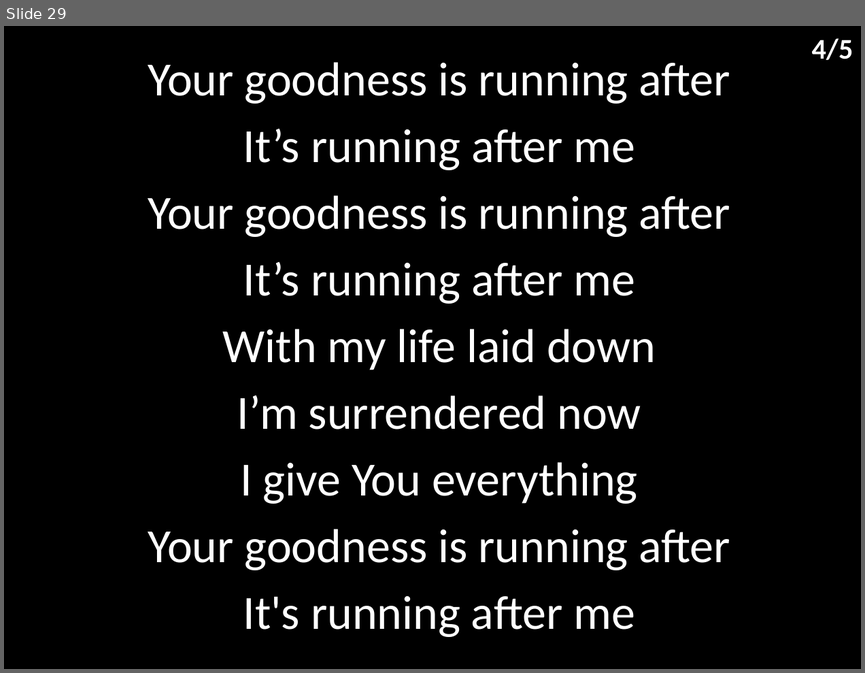
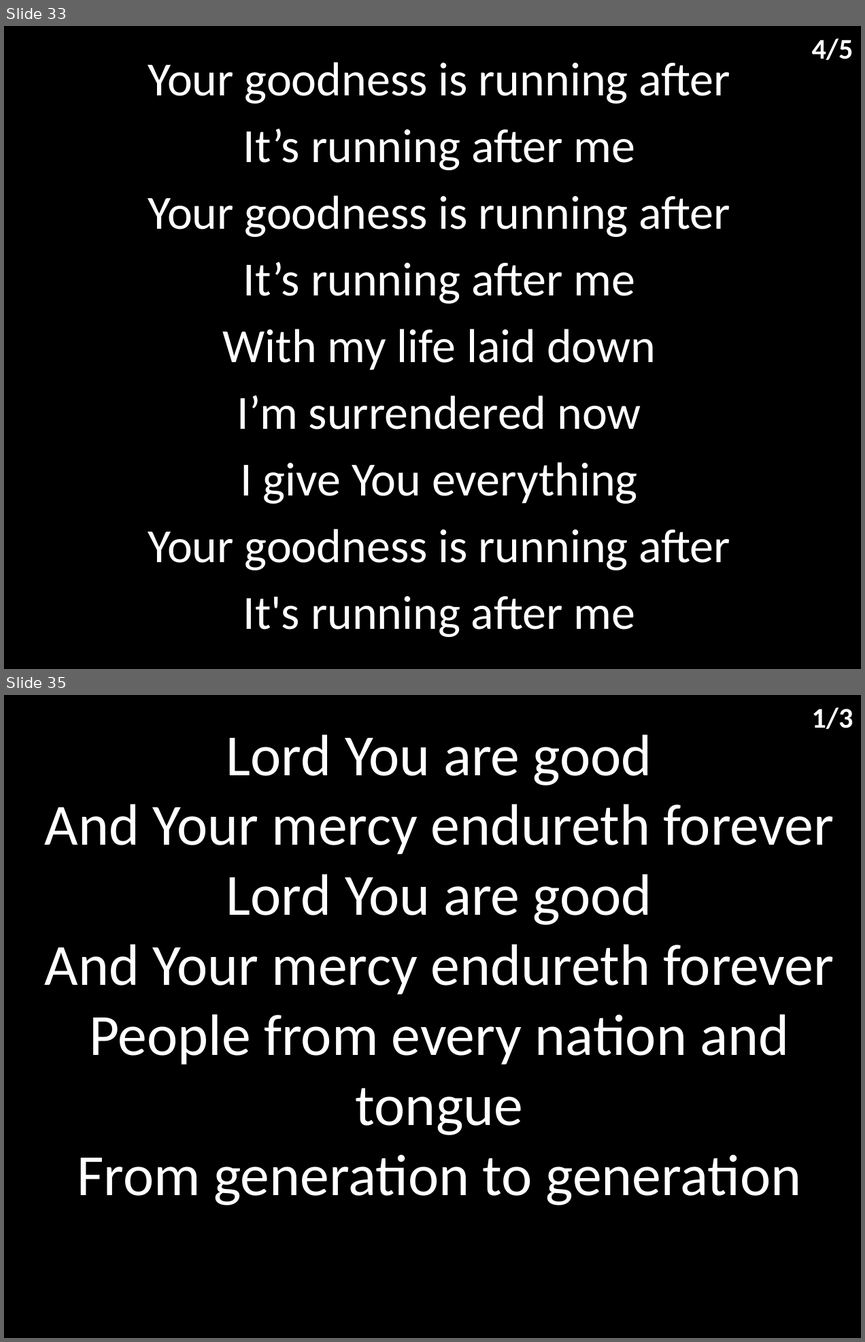
Before and after one commit to hoo-are-ya/worship, a slide deck: docs/songs_5-12-2021.pptx. Shown one above the other, each under a label of ours: slide 29 before the commit, slides 33 and 35 after it; the slides between them are not shown. The pictures are 865x673 and 865x1342 pixels, drawn with LibreOffice and Linux fonts; fonts in the diff are those of the drawing. Boxes give left, top, right and bottom in pixels: in the first picture for what was removed or moved away, otherwise in the second. Text is boxed around its words. In the diff, an @@ line names an element or a change of style, - is before the commit and + after.

```diff
--- a/docs/songs_5-12-2021.pptx
+++ b/docs/songs_5-12-2021.pptx
@@ slide 35 added at [4,695,861,1338], background #000000 @@
@@ text added at [812,707,853,729], 24 pt, text #FFFFFF, bold @@
+1/3
@@ subtitle added at [45,734,834,1205], 49 pt, text #FFFFFF @@
+Lord You are good
+And Your mercy endureth forever
+Lord You are good
+And Your mercy endureth forever
+People from every nation and tongue
+From generation to generation
@@ what was slide 29 is now slide 33 @@
```
Also in this commit, not shown: 7 other slides added, 1 other file.
